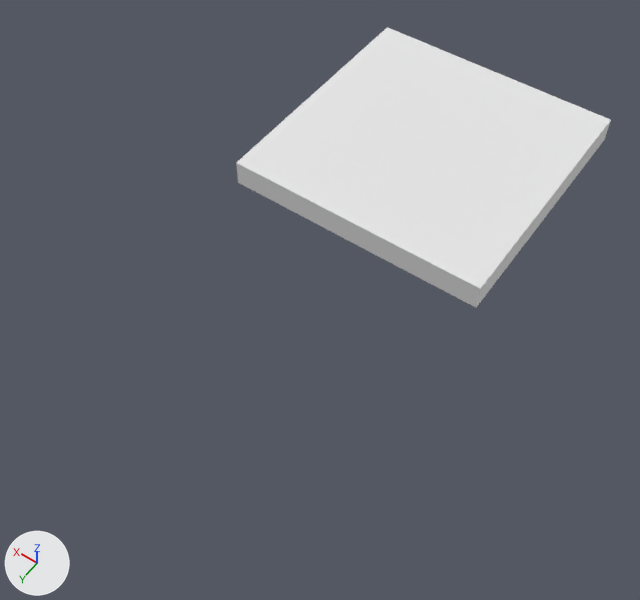
The Blender file Resources/Blender/Scenery/ModularDungeon/Dn_Floors.blend: old version first, new version second.
Before and after are seen from a 50 mm lens placed at (-2.23, 4.49, 4.43), pointed at (0.03, 1.32, -0.56). Lighting does not change. The marker at lower left points along +X, +Y and +Z.

The first picture shows 'Dn_Floor_1'.
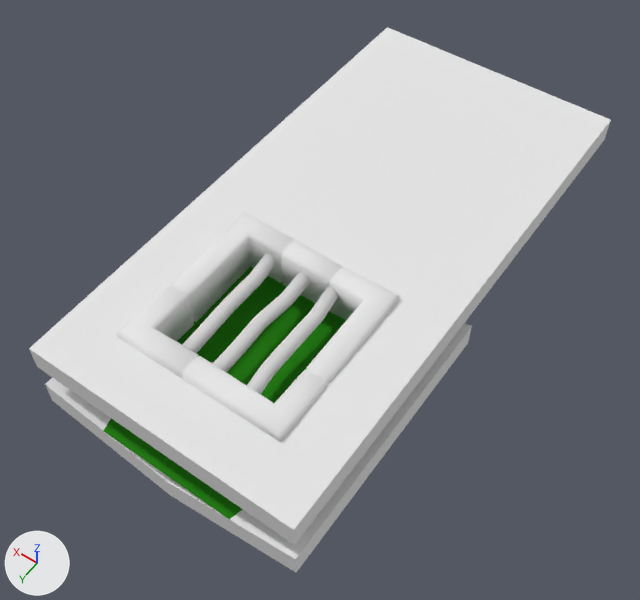
The change, as a list of edits to the scene's bpy script:
```text
Add mat_material_water:
    mat_material_water = diffuse_material('Material.Water')
    mat_material_water.base_color = (0.022, 0.227, 0.0102)  # green #29831a
Add mat_material_metal:
    mat_material_metal = diffuse_material('Material.Metal')
    mat_material_metal.base_color = (0.686, 0.686, 0.686)  # light grey #d8d8d8
Add mat_material_stone:
    mat_material_stone = diffuse_material('Material.Stone')
    mat_material_stone.base_color = (0.8, 0.8, 0.8)  # white #e7e7e7
Add me_dn_floor_gap_1_water:
    me_dn_floor_gap_1_water.from_pydata(...)  # 25 vertices, 16 faces; spans x -0.65..0.65, y -1.0..1.0, z -0.51..-0.46
    me_dn_floor_gap_1_water.materials.append(mat_material_water)  # its picture is missing
Add me_dn_floor_gap_1_bar:
    me_dn_floor_gap_1_bar.from_pydata(...)  # 180 vertices, 150 faces; spans x -0.326..0.328, y -0.504..0.502, z -0.11..-0.01
    me_dn_floor_gap_1_bar.polygons.foreach_set('use_smooth', [True] * 150)
    me_dn_floor_gap_1_bar.materials.append(mat_material_metal)  # its picture is missing
Add me_dn_floor_2:
    me_dn_floor_2.from_pydata(...)  # 60 vertices, 58 faces; spans x -1.0..1.0, y -1.0..1.0, z -0.8..0.0
    me_dn_floor_2.materials.append(mat_material_floor)  # its picture is missing
Add me_dn_floor_gap_1:
    me_dn_floor_gap_1.from_pydata(...)  # 114 vertices, 114 faces; spans x -0.625..0.625, y -0.629..0.625, z -0.274..0.067
    me_dn_floor_gap_1.polygons.foreach_set('use_smooth', [True] * 114)
    me_dn_floor_gap_1.materials.append(mat_material_stone)  # its picture is missing
Add ob_dn_floor_gap_1_water:
    ob_dn_floor_gap_1_water = bpy.data.objects.new('Dn_Floor_Gap_1_Water', me_dn_floor_gap_1_water)
    ob_dn_floor_gap_1_water.location = (0.0, 2.0, 0.0)
Add ob_dn_floor_gap_1_bar:
    ob_dn_floor_gap_1_bar = bpy.data.objects.new('Dn_Floor_Gap_1_Bar', me_dn_floor_gap_1_bar)
    ob_dn_floor_gap_1_bar.location = (0.0, 2.0, 0.0)
Add ob_dn_floor_2:
    ob_dn_floor_2 = bpy.data.objects.new('Dn_Floor_2', me_dn_floor_2)
    ob_dn_floor_2.location = (0.0, 2.0, 0.0)
Add ob_dn_floor_gap_1:
    ob_dn_floor_gap_1 = bpy.data.objects.new('Dn_Floor_Gap_1', me_dn_floor_gap_1)
    ob_dn_floor_gap_1.location = (0.0, 2.0, 0.0)
```

Location of each change, [x1, y1, x2, y2] in pixels of the pictures (640 x 600 px):
'Dn_Floor_2', added
    after: [29, 163, 480, 572]
'Dn_Floor_Gap_1', added
    after: [116, 213, 400, 442]
'Dn_Floor_Gap_1_Water', added (green)
    after: [103, 266, 346, 519]
'Dn_Floor_Gap_1_Bar', added
    after: [182, 254, 338, 395]
